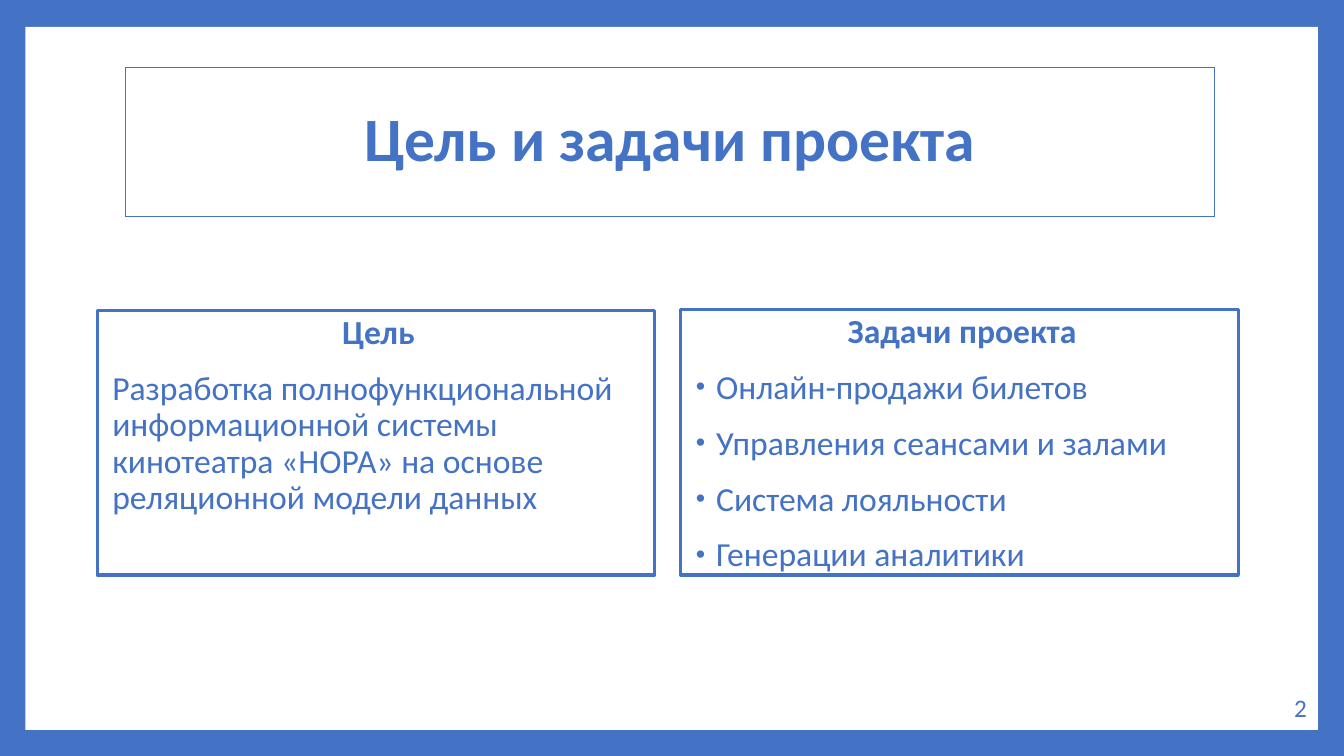
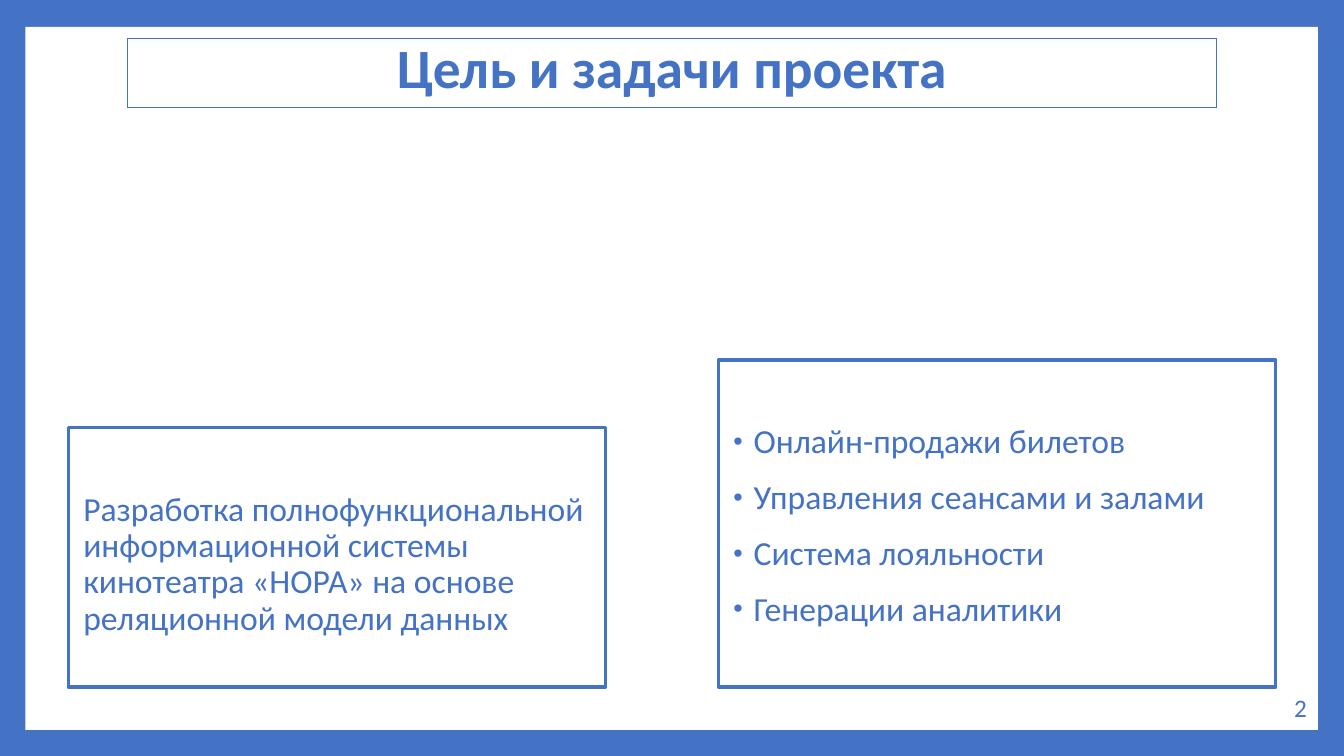
Before and after one commit to artem5438/my-first-repo2, a slide deck: slide 2 of docs/Пояснительные_материалы/Презентация_к_защите.pptx. Drawn at 1344x756 pixels with LibreOffice and Linux fonts; fonts in the diff are those of the drawing. Boxes give left, top, right and bottom in pixels: in the first picture for what was removed or moved away, otherwise in the second. Text is boxed around its words. In the diff, an @@ line names an element or a change of style, - is before the commit and + after.

```diff
--- a/docs/Пояснительные_материалы/Презентация_к_защите.pptx
+++ b/docs/Пояснительные_материалы/Презентация_к_защите.pptx
@@ rectangle "Цель и задачи проекта": place and size @@
-rectangle "Цель и задачи проекта" at [126, 68, 1215, 217]
+rectangle "Цель и задачи проекта" at [128, 38, 1217, 108]
@@ rectangle "Цель и задачи проекта" at [128, 38, 1217, 108]: size 44 to 39.6 pt; line spacing 0.9 to 0.8; title to rectangle @@
@@ text in rectangle at [342, 322, 415, 349]: paragraph removed @@
-Цель
@@ text at [848, 321, 1076, 349]: paragraph removed @@
-Задачи проекта
@@ text "Онлайн-продажи билетов": place and size @@
-text "Онлайн-продажи билетов" at [681, 310, 1238, 576]
+text "Онлайн-продажи билетов" at [719, 360, 1276, 688]
@@ rectangle "Разработка полнофункциональной информационной системы киноте ...": place and size @@
-rectangle "Разработка полнофункциональной информационной системы киноте ..." at [97, 311, 654, 575]
+rectangle "Разработка полнофункциональной информационной системы киноте ..." at [69, 427, 606, 688]
```
Also in this commit, not shown: 11 other slides changed, 6 slides added, 2 slides removed, 10 other files.
